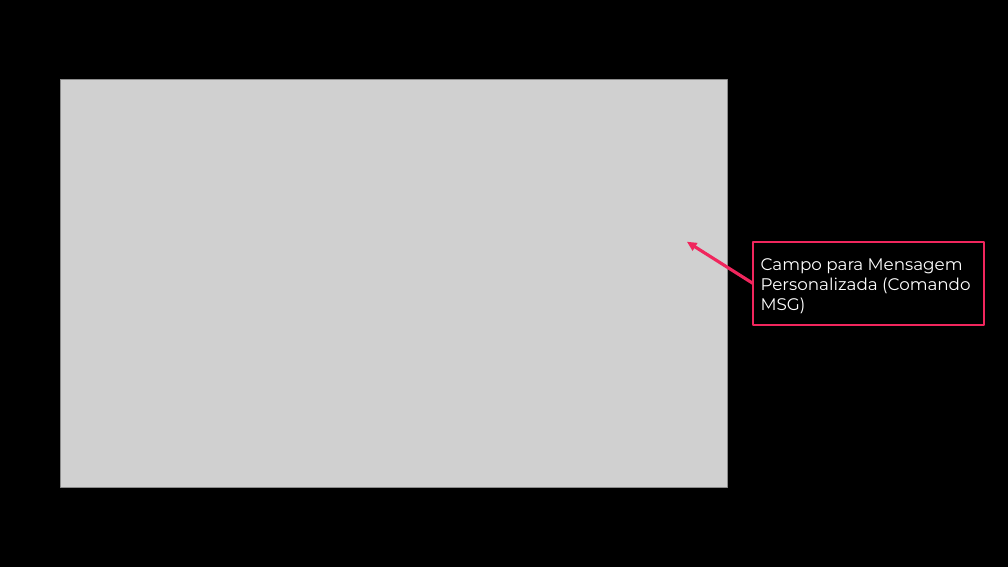
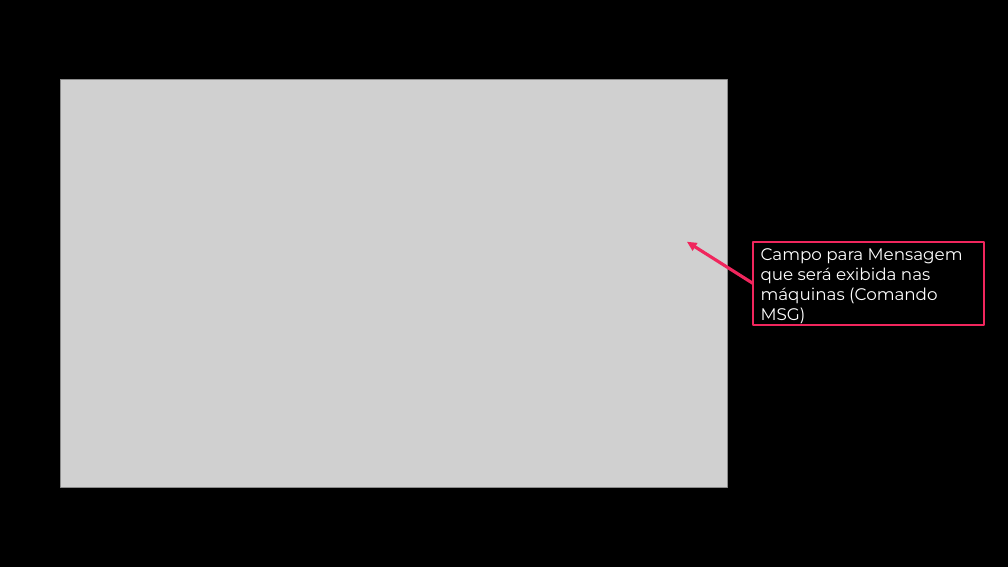
Before and after one commit to ryanbritodev/bats-fiap, a slide deck: slide 15 of ajuda/AutoLab.pptx. Drawn at 1008x567 pixels with LibreOffice and Linux fonts; fonts in the diff are those of the drawing; grey boxes stand for pictures; background and template pictures are left out. Boxes give left, top, right and bottom in pixels: in the first picture for what was removed or moved away, otherwise in the second. Text is boxed around its words. In the diff, an @@ line names an element or a change of style, - is before the commit and + after.

```diff
--- a/ajuda/AutoLab.pptx
+++ b/ajuda/AutoLab.pptx
@@ text in rectangle at box(761, 248, 963, 325): text changed @@
-Campo para Mensagem Personalizada (Comando MSG)
+Campo para Mensagem que será exibida nas máquinas (Comando MSG)
```
Also in this commit, not shown: 5 other slides changed.
